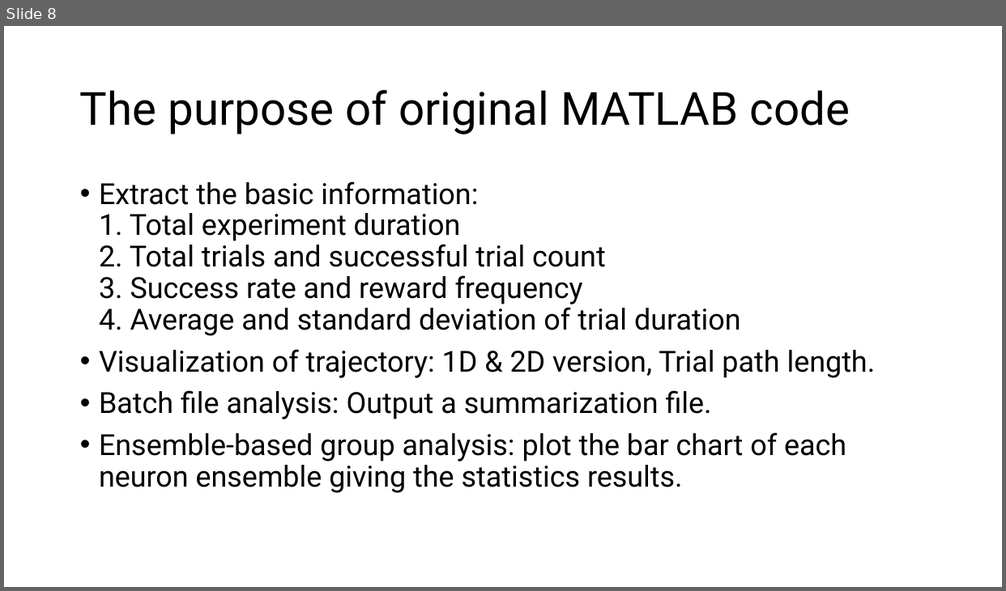
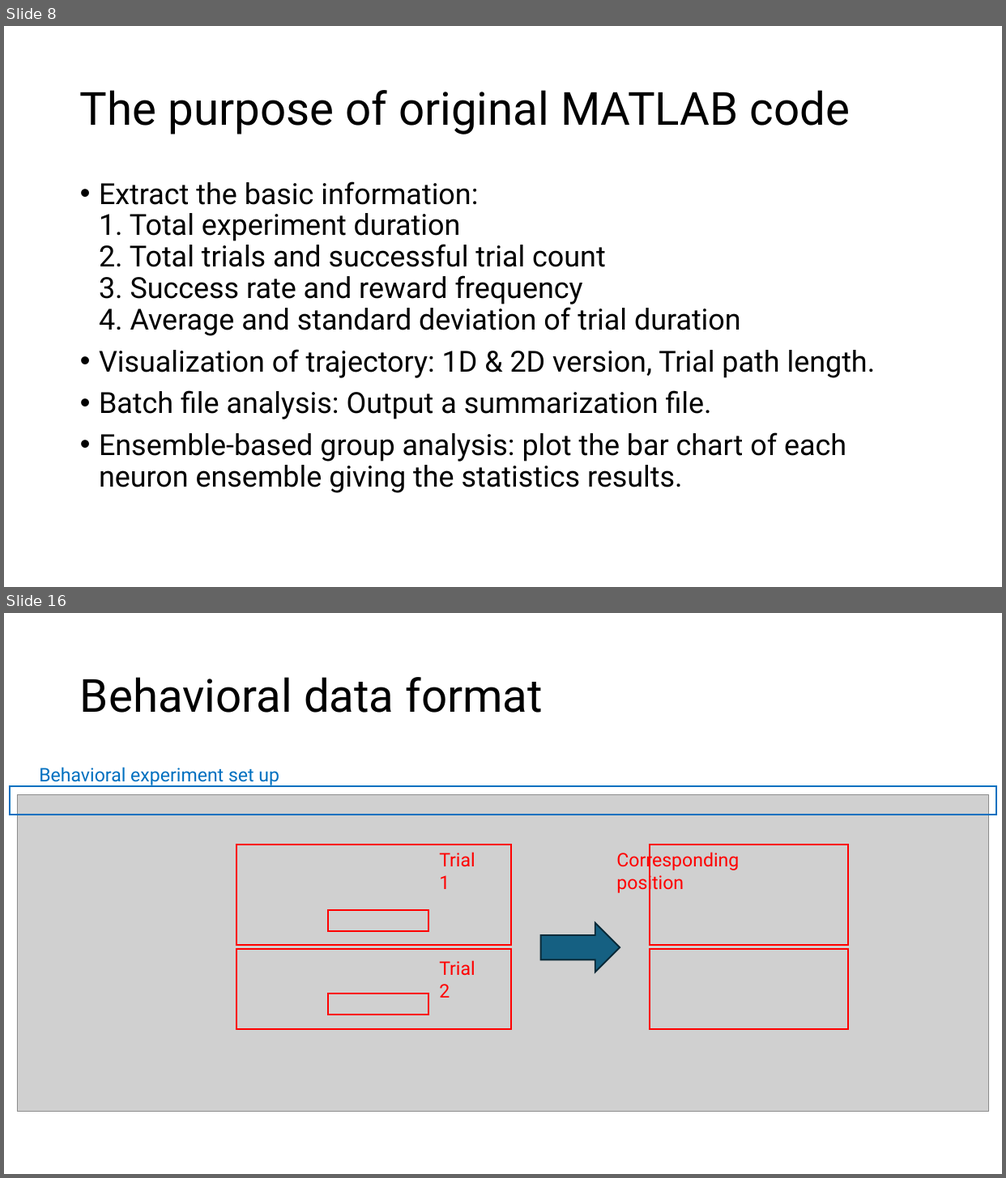
Before and after one commit to ChuehSY/FinalProject_ComSkillNeuro, a slide deck: Final presentation.pptx. Shown one above the other, each under a label of ours: slide 8 before the commit, slides 8 and 16 after it; the slides between them are not shown. The pictures are 1006x591 and 1006x1178 pixels, drawn with LibreOffice and Linux fonts; fonts in the diff are those of the drawing; grey boxes stand for pictures. Boxes give left, top, right and bottom in pixels: in the first picture for what was removed or moved away, otherwise in the second. Text is boxed around its words. In the diff, an @@ line names an element or a change of style, - is before the commit and + after.

```diff
--- a/Final presentation.pptx
+++ b/Final presentation.pptx
@@ slide 16 added at (x1=4, y1=613, x2=1002, y2=1174), background #FFFFFF @@
@@ title added at (x1=80, y1=677, x2=543, y2=713), 44 pt, text #000000 @@
+Behavioral data format
@@ text added at (x1=39, y1=767, x2=279, y2=786), 18 pt, text #0070C0 @@
+Behavioral experiment set up
@@ rectangle added at (x1=10, y1=786, x2=997, y2=815), outline #0070C0 1.5 pt @@
@@ picture added at (x1=18, y1=795, x2=989, y2=1112) @@
@@ rectangle added at (x1=236, y1=845, x2=512, y2=945), outline #FF0000 1.5 pt @@
@@ text added at (x1=439, y1=852, x2=475, y2=889), 18 pt, text #FF0000 @@
+Trial 1
@@ text added at (x1=616, y1=850, x2=739, y2=893), 18 pt, text #FF0000 @@
+Corresponding position
@@ rectangle added at (x1=650, y1=845, x2=848, y2=945), outline #FF0000 1.5 pt @@
@@ rectangle added at (x1=328, y1=910, x2=428, y2=931), outline #FF0000 1.5 pt @@
@@ right arrow added at (x1=541, y1=923, x2=620, y2=973), fill #156082, outline #092A39 1.5 pt @@
@@ rectangle added at (x1=236, y1=949, x2=512, y2=1029), outline #FF0000 1.5 pt @@
@@ rectangle added at (x1=650, y1=949, x2=848, y2=1029), outline #FF0000 1.5 pt @@
@@ text added at (x1=439, y1=960, x2=475, y2=998), 18 pt, text #FF0000 @@
+Trial 2
@@ rectangle added at (x1=328, y1=994, x2=428, y2=1014), outline #FF0000 1.5 pt @@
```
Also in this commit, not shown: 1 slide changed, 8 other slides added, 2 other files.
